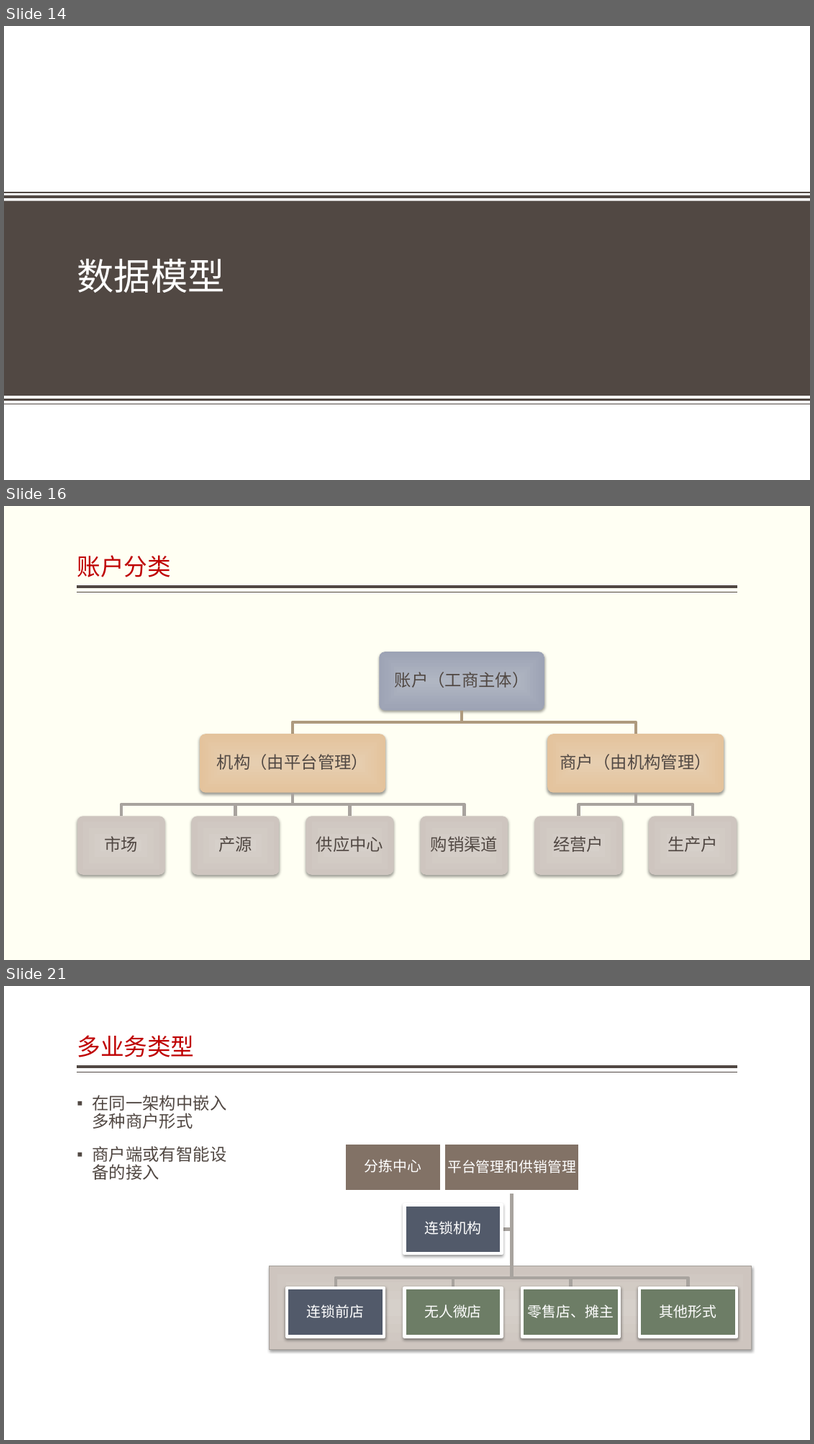
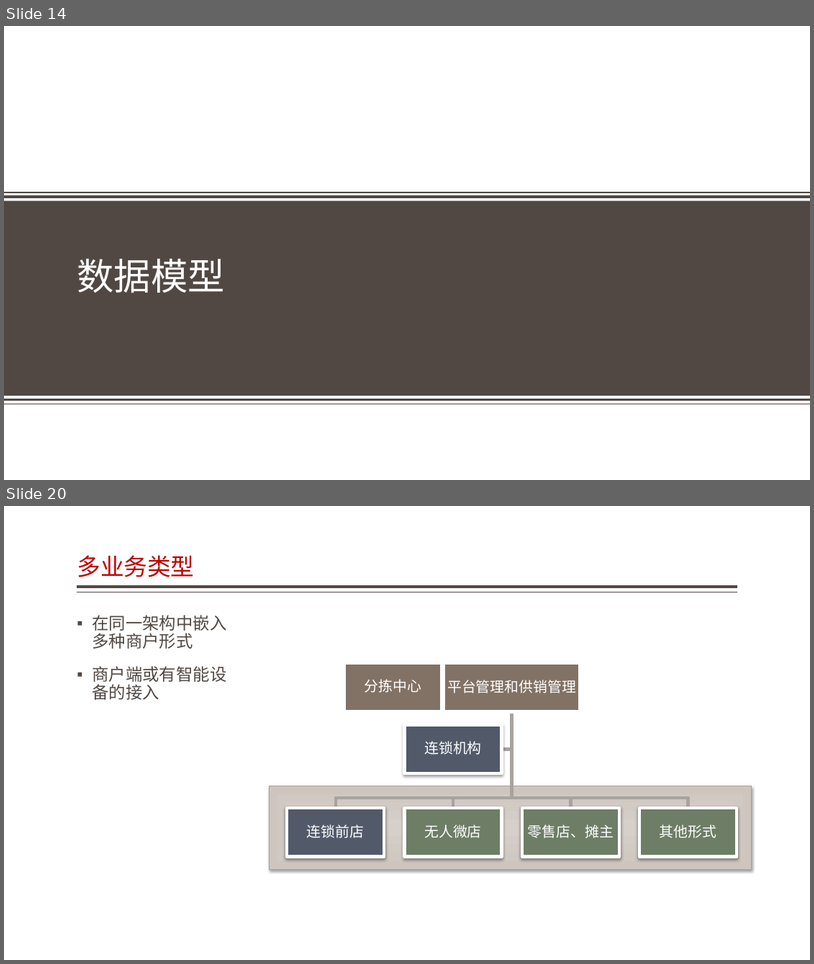
Before and after one commit to jzgi/chainsmart, a slide deck: Docs/品链应用参考设计.pptx. Shown one above the other, each under a label of ours: slides 14, 16 and 21 before the commit, slides 14 and 20 after it; the slides between them are not shown. The pictures are 814x1444 and 814x964 pixels, drawn with LibreOffice and Linux fonts; fonts in the diff are those of the drawing; background and template pictures are left out. Boxes give left, top, right and bottom in pixels: in the first picture for what was removed or moved away, otherwise in the second. Text is boxed around its words. In the diff, an @@ line names an element or a change of style, - is before the commit and + after.

```diff
--- a/Docs/品链应用参考设计.pptx
+++ b/Docs/品链应用参考设计.pptx
@@ slide 16 removed at [4, 506, 810, 960], background #FFFFF3; not listed: 2 template elements that a slide beside it also shows @@
@@ title removed at [77, 555, 171, 577] @@
-账户分类
@@ group removed at [77, 651, 738, 875]: 9 rounded rectangles, 9 texts, 8 freeform shapes @@
-账户（工商主体）
-机构（由平台管理）
-市场
-产源
-供应中心
-购销渠道
-商户（由机构管理）
-经营户
-生产户
@@ what was slide 21 is now slide 20 @@
```
Also in this commit, not shown: 9 slides changed, 2 slides added, 6 other slides removed, 35 other files.
